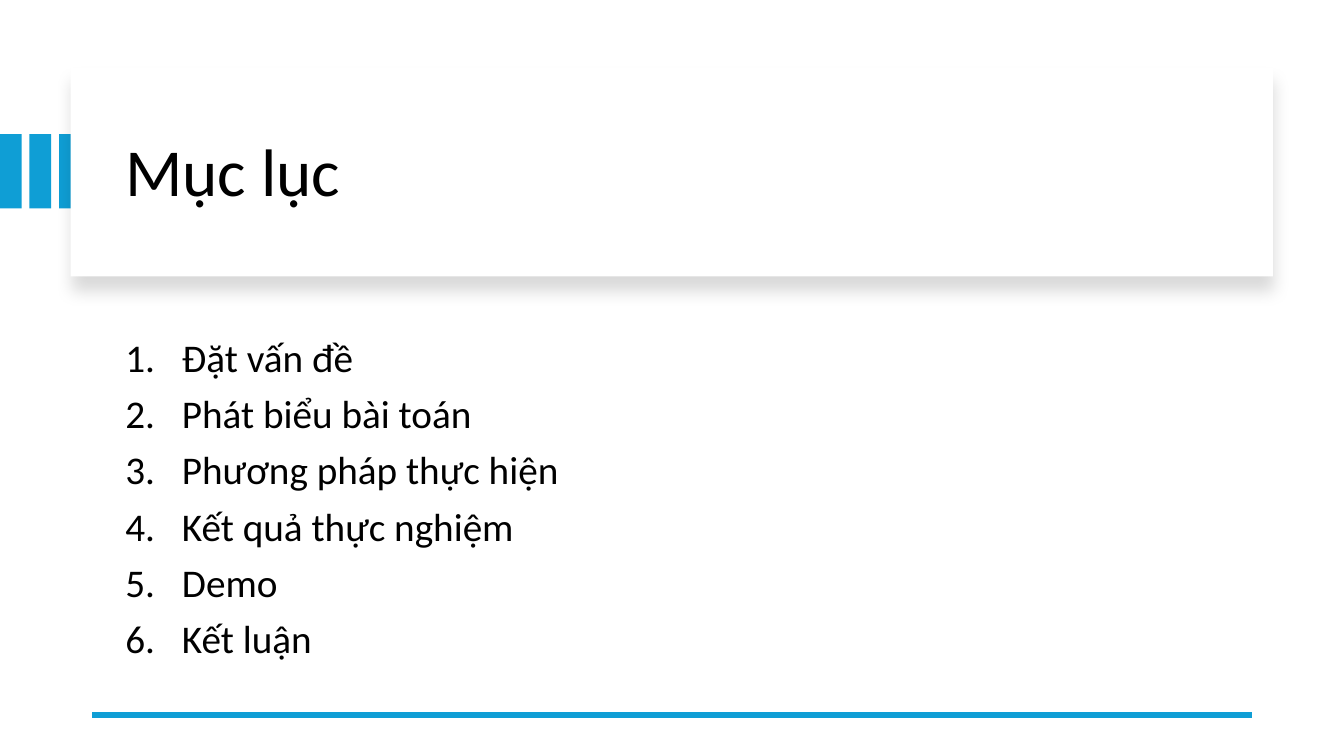
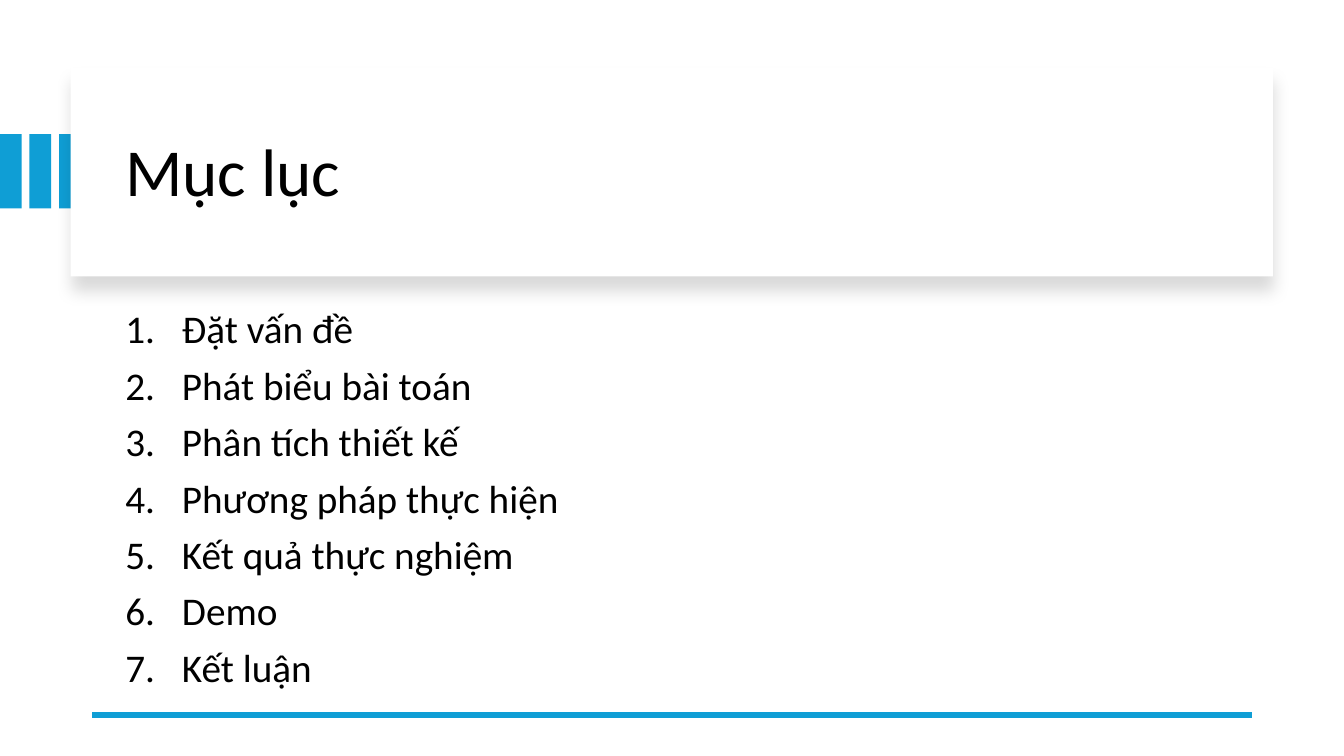
Before and after one commit to minhducdo050702/T07, a slide deck: slide 2 of report/Slide report T07.pptx. Drawn at 1344x756 pixels with LibreOffice and Linux fonts; fonts in the diff are those of the drawing. Boxes give left, top, right and bottom in pixels: in the first picture for what was removed or moved away, otherwise in the second. Text is boxed around its words. In the diff, an @@ line names an element or a change of style, - is before the commit and + after.

```diff
--- a/report/Slide report T07.pptx
+++ b/report/Slide report T07.pptx
@@ text at [182,426,459,457]: paragraph added @@
+3. Phân tích thiết kế
```
Also in this commit, not shown: 8 other slides changed, 10 slides added, 1 slide removed, 2 other files.
